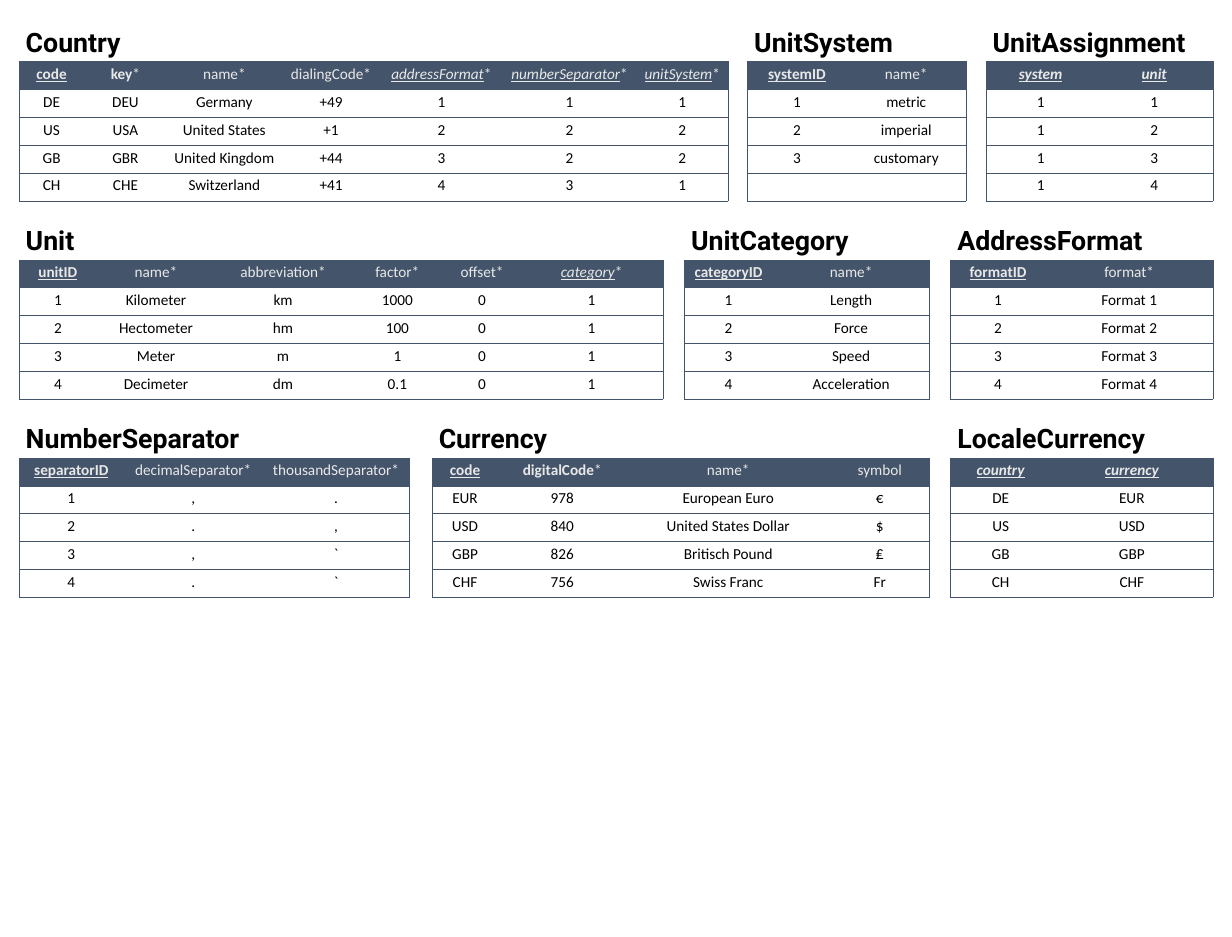
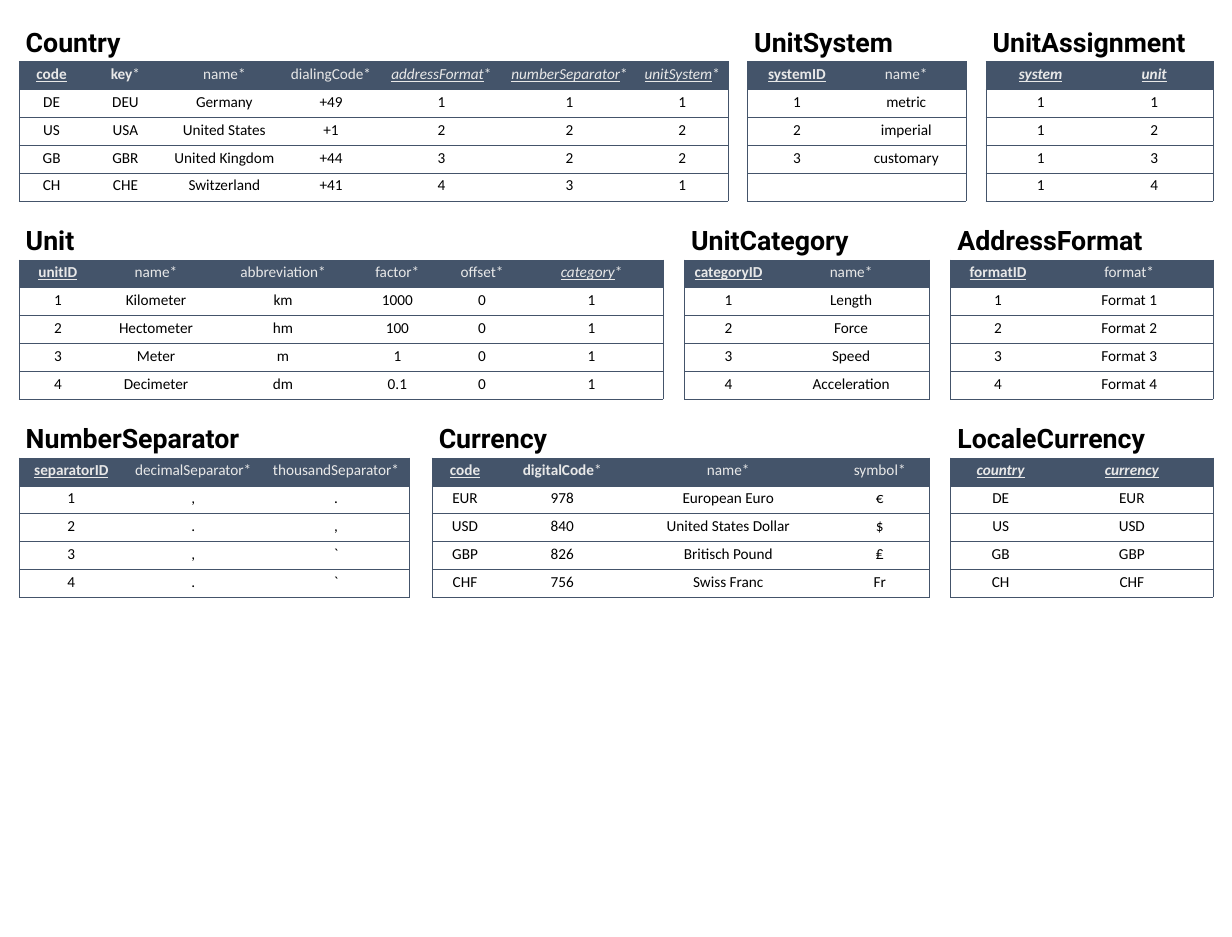
Before and after one commit to DonColon/appman-api-spec, a slide deck: slide 10 of docs/Appman - Datenmodell.pptx. Drawn at 1232x937 pixels with LibreOffice and Linux fonts; fonts in the diff are those of the drawing. Boxes give left, top, right and bottom in pixels: in the first picture for what was removed or moved away, otherwise in the second. Text is boxed around its words. In the diff, an @@ line names an element or a change of style, - is before the commit and + after.

Commit message:
fixed empty currency symbols

```diff
--- a/docs/Appman - Datenmodell.pptx
+++ b/docs/Appman - Datenmodell.pptx
@@ table at bbox=[432, 458, 929, 597] @@
-row 1, column 4: symbol
+row 1, column 4: symbol*
```
Also in this commit, not shown: 5 other files.
